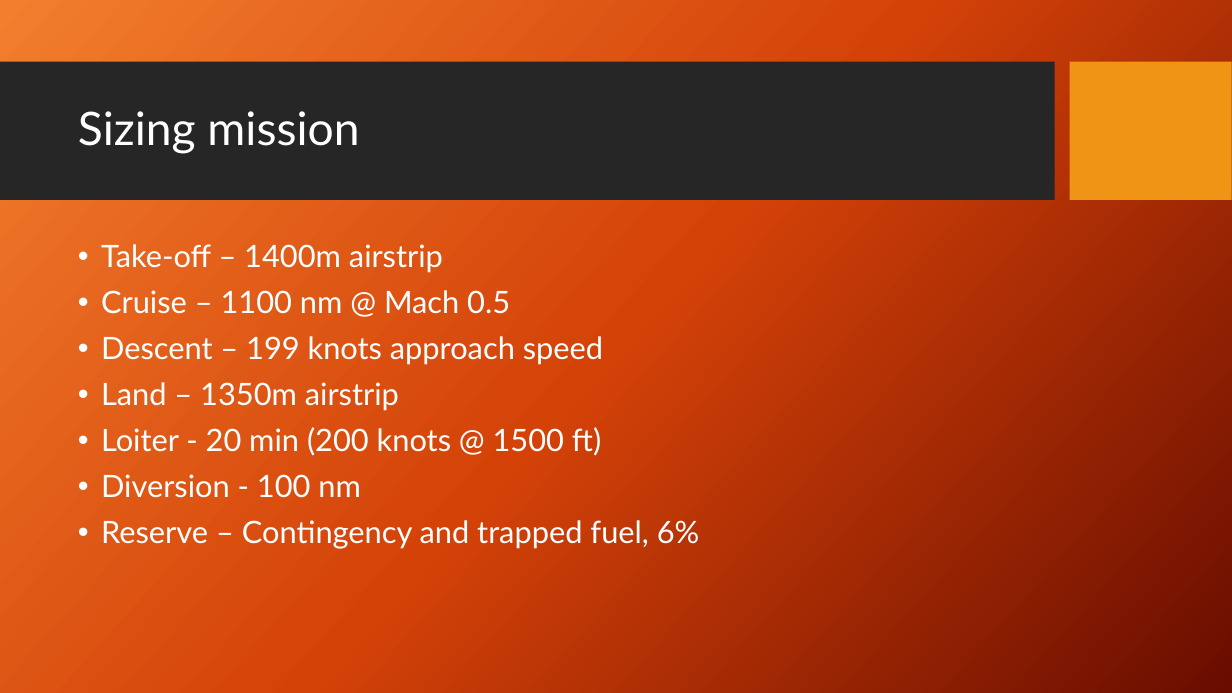
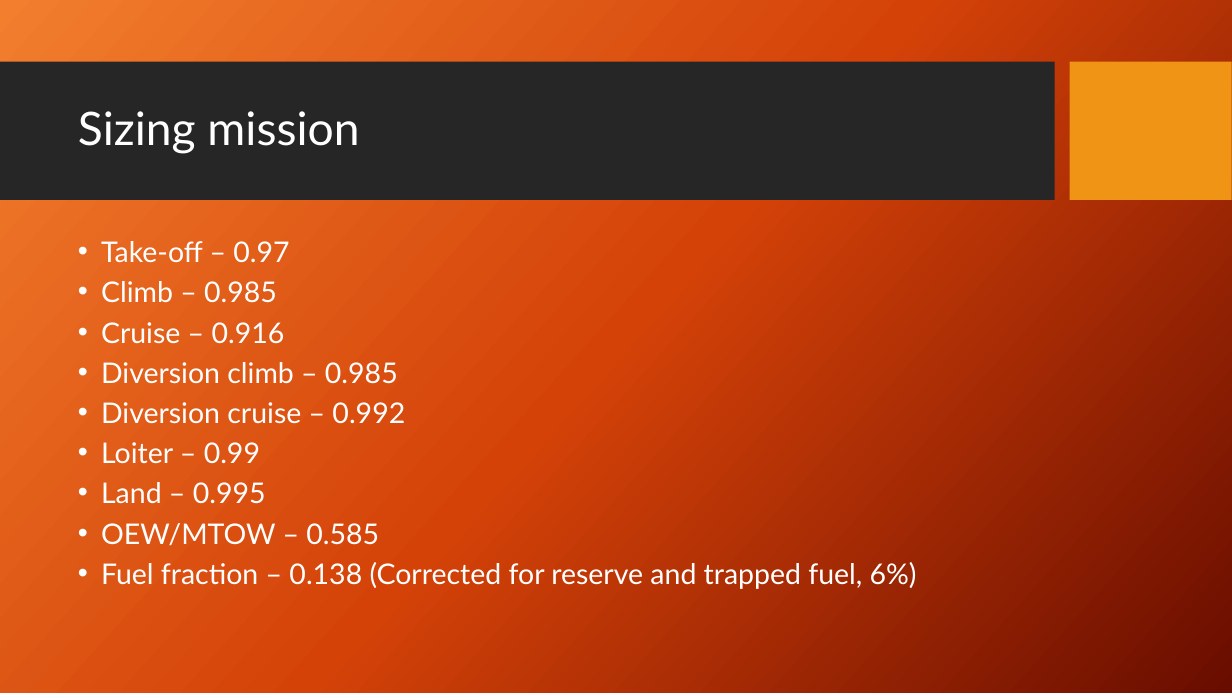
Before and after one commit to IsakLundgren/Aircraft-design-2023, a slide deck: slide 3 of presentations/DT1-presentation.pptx. Drawn at 1232x693 pixels with LibreOffice and Linux fonts; fonts in the diff are those of the drawing; background and template pictures are left out. Boxes give left, top, right and bottom in pixels: in the first picture for what was removed or moved away, otherwise in the second. Text is boxed around its words. In the diff, an @@ line names an element or a change of style, - is before the commit and + after.

Commit message:
fast

```diff
--- a/presentations/DT1-presentation.pptx
+++ b/presentations/DT1-presentation.pptx
@@ text at (101, 241, 917, 589): text changed; size 24 to 22.2 pt @@
-• Take-off – 1400m airstrip
-• Cruise – 1100 nm @ Mach 0.5
-• Descent – 199 knots approach speed
-• Land – 1350m airstrip
-• Loiter - 20 min (200 knots @ 1500 ft)
-• Diversion - 100 nm
-• Reserve – Contingency and trapped fuel, 6%
+• Take-off – 0.97
+• Climb – 0.985
+• Cruise – 0.916
+• Diversion climb – 0.985
+• Diversion cruise – 0.992
+• Loiter – 0.99
+• Land – 0.995
+• OEW/MTOW – 0.585
+• Fuel fraction – 0.138 (Corrected for reserve and trapped fuel, 6%)
```
